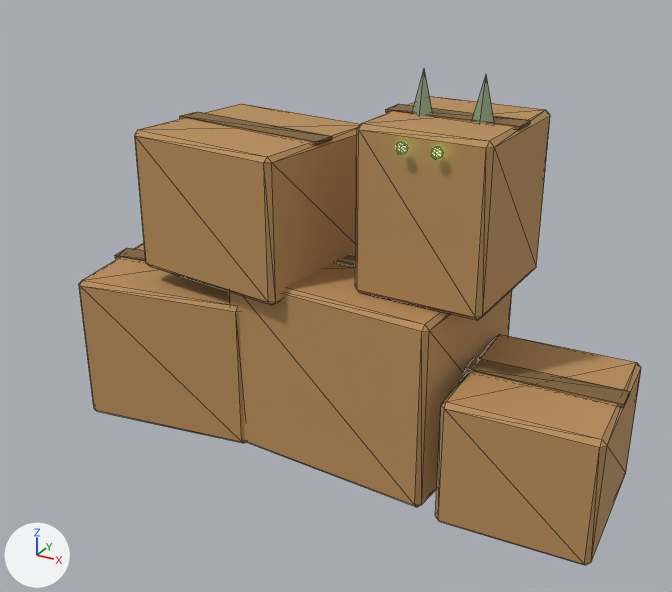
The glTF model samples/packs/zombie_cats/zc_cardboard_barricade.mobile-low.glb, before and after one commit.
Both versions are drawn from a 50 mm camera at (1.4, -2.38, 1.69) aimed at (0.12, -0.04, 0.52). The lights are fixed; the arrows at lower left show +X, +Y and +Z. The first picture is the older version. Mesh edges are drawn as thin lines. Vertices at exactly the same position are counted once.

Names of what the first picture shows: 'zc_cardboard_barricade'.
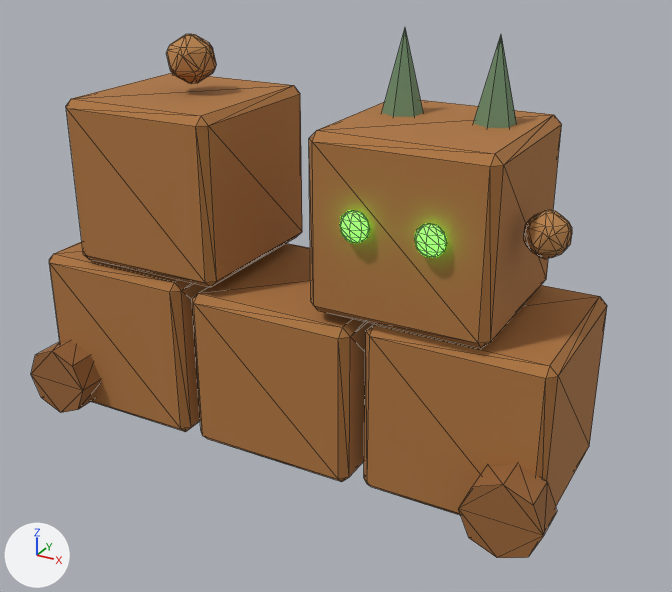
Location of each change, (x1, y1, x2, y2) in pixels of the pictures (672 x 592 px):
'zc_cardboard_barricade', reshaped (7% taller): before (79, 69, 641, 565); after (31, 29, 607, 558)
part 1 of me_zc_cardboard_barricade, added (green): after (340, 211, 370, 243)
part 2 of me_zc_cardboard_barricade, added (green): after (414, 224, 447, 257)
part 3 of me_zc_cardboard_barricade, added (brown): after (31, 341, 101, 413)
part 4 of me_zc_cardboard_barricade, added (brown): after (459, 464, 557, 558)
part 5 of me_zc_cardboard_barricade, rebuilt: before (79, 243, 246, 443); after (49, 242, 208, 432)
part 6 of me_zc_cardboard_barricade, rebuilt: before (229, 253, 512, 507); after (192, 243, 374, 482)
part 7 of me_zc_cardboard_barricade, rebuilt (6% taller): before (135, 104, 360, 305); after (66, 73, 302, 287)
part 8 of me_zc_cardboard_barricade, rebuilt (30% wider, 11% taller): before (355, 96, 550, 320); after (309, 100, 562, 348)
part 9 of me_zc_cardboard_barricade, added (brown): after (166, 34, 217, 83)
part 10 of me_zc_cardboard_barricade, added (brown): after (524, 210, 572, 259)
part 11 of me_zc_cardboard_barricade, added (brown): after (364, 285, 607, 515)
part 12 of me_zc_cardboard_barricade, deleted (brown): before (115, 69, 641, 565)
part 13 of me_zc_cardboard_barricade, added (green): after (382, 29, 517, 128)

Patch to the scene script:
```diff
--- a/samples/packs/zombie_cats/zc_cardboard_barricade.mobile-low.glb.py
+++ b/samples/packs/zombie_cats/zc_cardboard_barricade.mobile-low.glb.py
@@ mat_zc_cardboard_barricade_palette @@
+mat_zc_cardboard_barricade_palette = bpy.data.materials.new('zc_cardboard_barricade_palette')
+# uses the picture img_zc_cardboard_barricade_basecolor
+# uses the picture img_zc_cardboard_barricade_emissive
+# uses the picture img_zc_cardboard_barricade_orm
@@ me_zc_cardboard_barricade @@
-me_zc_cardboard_barricade.from_pydata(...)  # 234 vertices, 412 faces; spans x -0.78..1.03, y -0.31..0.38, z 0.0..1.23
-me_zc_cardboard_barricade.materials.append(mat_zc_atlas)  # picture img_zc_palette
-me_zc_cardboard_barricade.materials.append(mat_zc_glow)  # green #a0ff6c, glowing green #a0ff6c
+me_zc_cardboard_barricade.from_pydata(...)  # 370 vertices, 680 faces; spans x -0.92..0.92, y -0.37..0.3, z 0.0..1.33
+# me_zc_cardboard_barricade part 1: a new loose piece, an icosphere of 80 faces spanning x 0.265..0.355, y -0.32..-0.26, z 0.81..0.9, in mat_zc_cardboard_barricade_palette
+# me_zc_cardboard_barricade part 2: a new loose piece, an icosphere of 80 faces spanning x 0.485..0.575, y -0.32..-0.26, z 0.81..0.9, in mat_zc_cardboard_barricade_palette
+# me_zc_cardboard_barricade part 3: a new loose piece, an 8-sided cylinder along y spanning x -0.92..-0.68, y -0.37..-0.25, z 0.0..0.25, in mat_zc_cardboard_barricade_palette
+# me_zc_cardboard_barricade part 4: a new loose piece, an 8-sided cylinder along y spanning x 0.68..0.92, y -0.37..-0.25, z 0.0..0.25, in mat_zc_cardboard_barricade_palette
+# me_zc_cardboard_barricade part 5: the loose piece of 24 vertices spanning x -0.78..-0.12, y -0.31..0.31, z 0.0..0.5 is rebuilt with 24 vertices and now spans x -0.88..-0.32, y -0.28..0.28, z 0.0..0.55, in mat_zc_cardboard_barricade_palette
+# me_zc_cardboard_barricade part 6: the loose piece of 24 vertices spanning x -0.17..0.57, y -0.28..0.38, z 0.0..0.6 is rebuilt with 24 vertices and now spans x -0.28..0.28, y -0.28..0.28, z 0.0..0.53, in mat_zc_cardboard_barricade_palette
+# me_zc_cardboard_barricade part 7: the loose piece of 24 vertices spanning x -0.5..0.1, y -0.28..0.28, z 0.55..1.0 is rebuilt with 24 vertices and now spans x -0.72..-0.18, y -0.28..0.28, z 0.56..1.09, in mat_zc_cardboard_barricade_palette
+# me_zc_cardboard_barricade part 8: the loose piece of 24 vertices spanning x 0.24..0.66, y -0.18..0.28, z 0.6..1.1 is rebuilt with 24 vertices and now spans x 0.14..0.69, y -0.27..0.27, z 0.56..1.09, in mat_zc_cardboard_barricade_palette
+# me_zc_cardboard_barricade part 9: a new loose piece of 60 vertices spanning x -0.5..-0.34, y -0.07..0.07, z 1.12..1.27, in mat_zc_cardboard_barricade_palette
+# me_zc_cardboard_barricade part 10: a new loose piece of 60 vertices spanning x 0.72..0.84, y -0.16..-0.04, z 0.79..0.92, in mat_zc_cardboard_barricade_palette
+# me_zc_cardboard_barricade part 11: a new loose piece of 24 vertices spanning x 0.32..0.88, y -0.26..0.3, z 0.0..0.55, in mat_zc_cardboard_barricade_palette
+# me_zc_cardboard_barricade part 12: 10 loose pieces with 138 vertices, spanning x -0.76..1.03, y -0.31..0.21, z 0.0..1.23, are deleted
+# me_zc_cardboard_barricade part 13
+# 14 vertices are added at x 0.22..0.62, y 0.0..0.12, z 1.07..1.33
+# 12 new faces join them
+me_zc_cardboard_barricade.materials.append(mat_zc_cardboard_barricade_palette)
```
